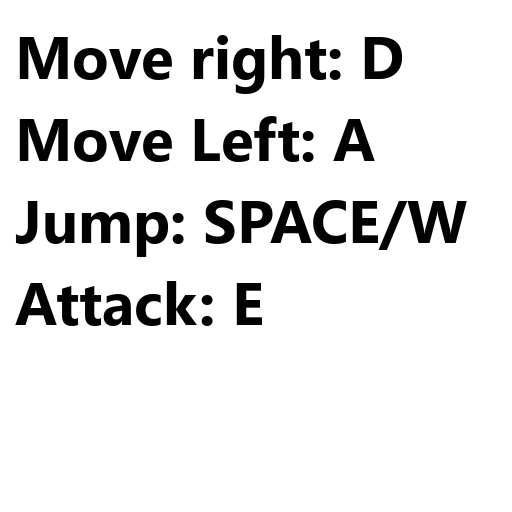
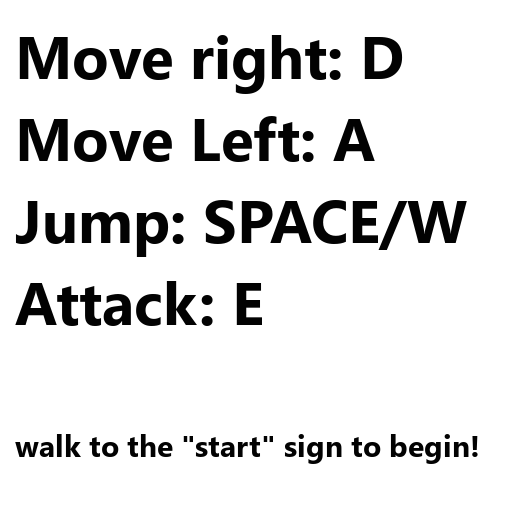
Layer changes from the first 512 × 512 image to the second:
painted on "Move right: D ..." over [15, 434, 478, 464]
